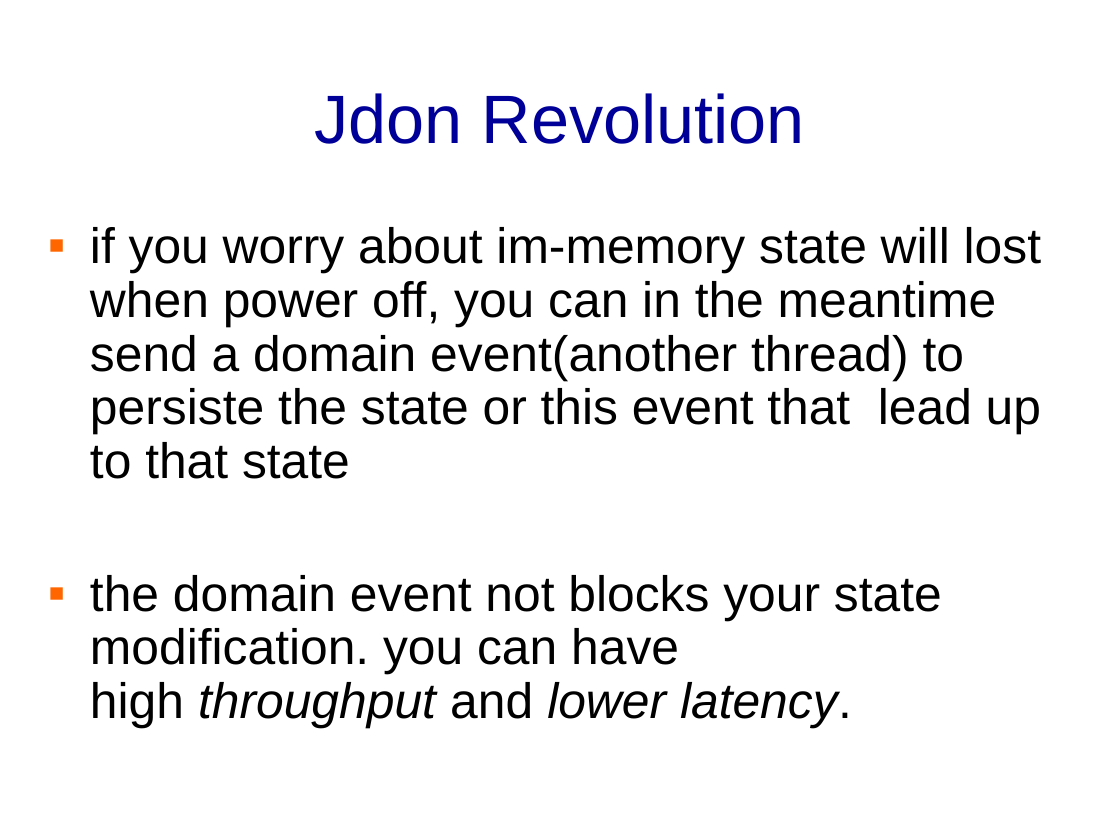
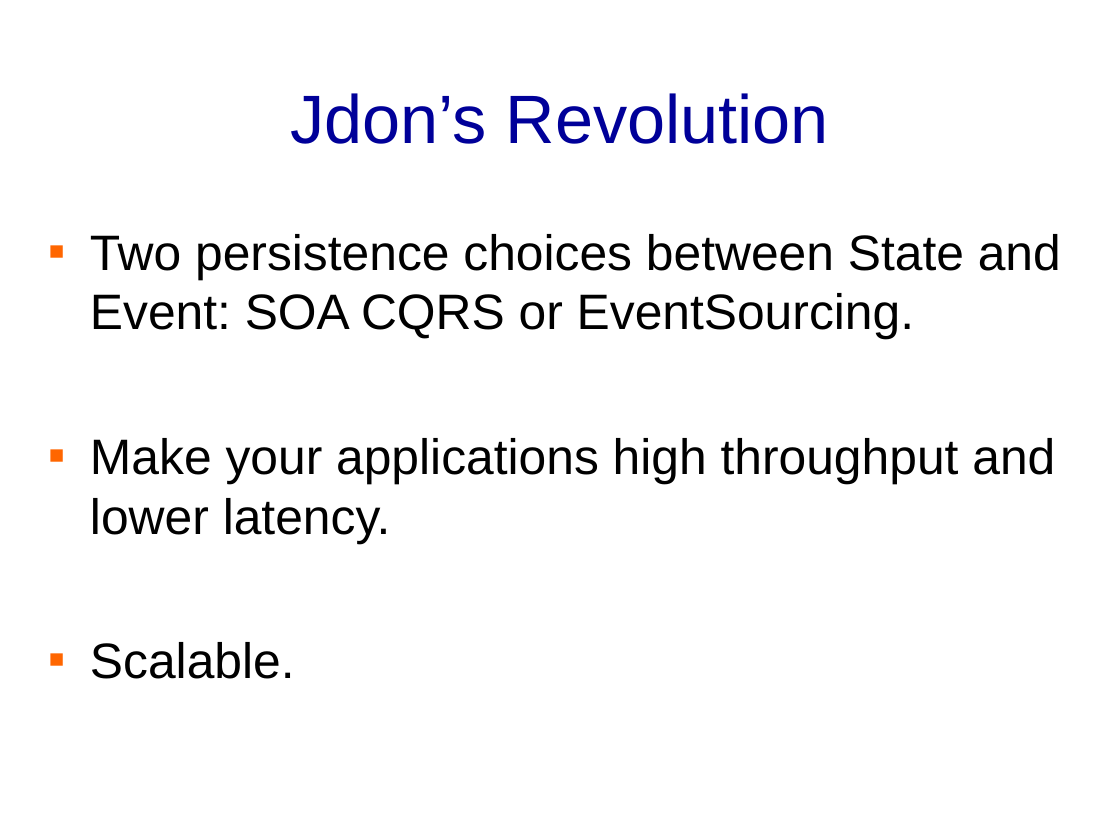
Before and after one commit to banq/jdonframework, a slide deck: slide 10 of doc/english/JdonFramework.ppt (slide 9 before the commit). Drawn at 1120x840 pixels with LibreOffice and Linux fonts; fonts in the diff are those of the drawing; background and template pictures are left out. Boxes give left, top, right and bottom in pixels: in the first picture for what was removed or moved away, otherwise in the second. Text is boxed around its words. In the diff, an @@ line names an element or a change of style, - is before the commit and + after.

```diff
--- a/doc/english/JdonFramework.ppt
+++ b/doc/english/JdonFramework.ppt
@@ title at (x1=290, y1=93, x2=829, y2=144): text changed @@
-Jdon Revolution
+Jdon’s Revolution
@@ text at (x1=90, y1=234, x2=1061, y2=679): text changed @@
-▪ if you worry about im-memory state will lost when power off, you can in the meantime send a domain event(another thread) to persiste the state or this event that lead up to that state
-▪ the domain event not blocks your state modification. you can have high throughput and lower latency.
+▪ Two persistence choices between State and Event: SOA CQRS or EventSourcing.
+▪ Make your applications high throughput and lower latency.
+▪ Scalable.
```
Also in this commit, not shown: 8 other slides changed, 5 slides added, 4 slides removed, 2 other files.
